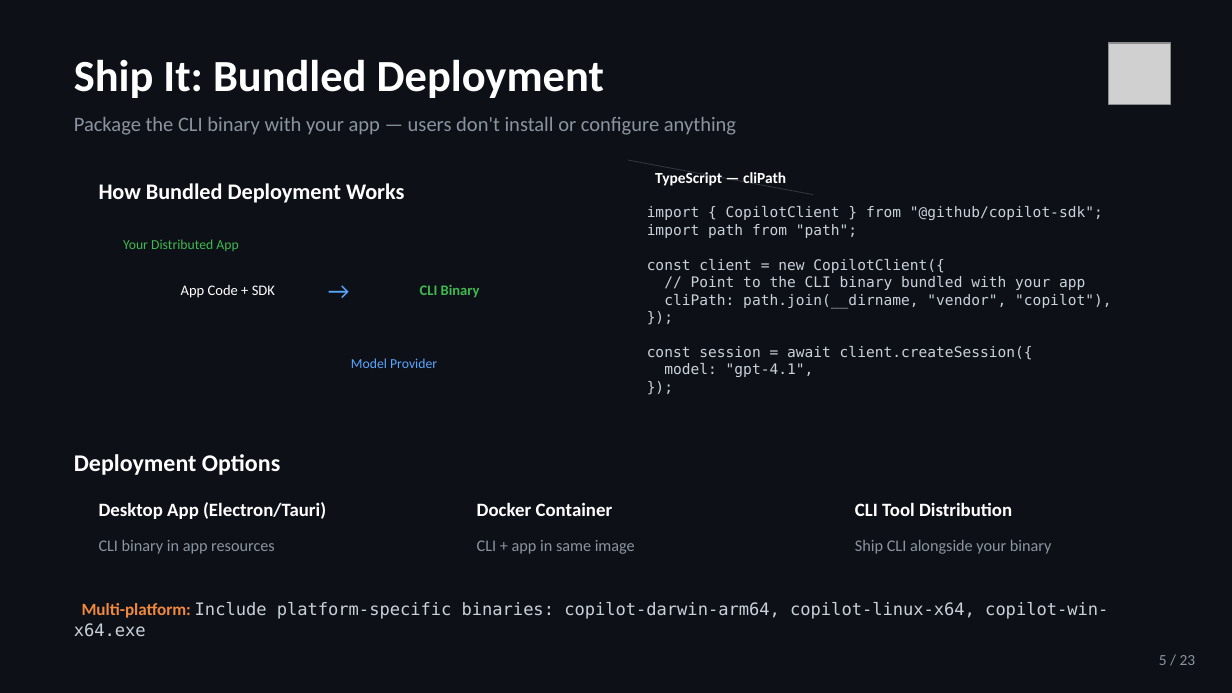
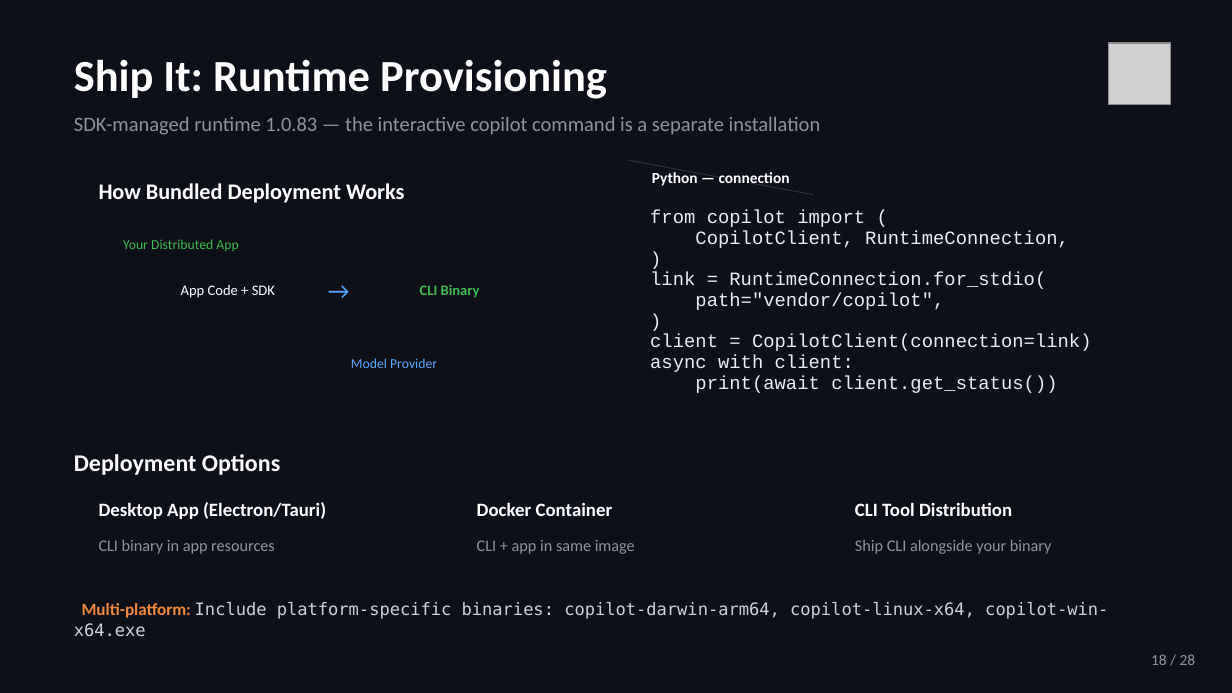
Before and after one commit to jeffrey-groneberg/ghcp_sdk, a slide deck: slide 18 of GitHub-Copilot-SDK.pptx. Drawn at 1232x693 pixels with LibreOffice and Linux fonts; fonts in the diff are those of the drawing; grey boxes stand for pictures. Boxes give left, top, right and bottom in pixels: in the first picture for what was removed or moved away, otherwise in the second. Text is boxed around its words. In the diff, an @@ line names an element or a change of style, - is before the commit and + after.

```diff
--- a/GitHub-Copilot-SDK.pptx
+++ b/GitHub-Copilot-SDK.pptx
@@ text at (x1=74, y1=59, x2=607, y2=99): text changed @@
-Ship It: Bundled Deployment
+Ship It: Runtime Provisioning
@@ text at (x1=74, y1=117, x2=821, y2=135): text changed @@
-Package the CLI binary with your app — users don't install or configure anything
+SDK-managed runtime 1.0.83 — the interactive copilot command is a separate installation
@@ text at (x1=652, y1=172, x2=790, y2=186): text changed @@
-TypeScript — cliPath
+Python — connection
@@ text at (x1=650, y1=210, x2=1092, y2=393): text changed; size 8.5 to 11 pt; font DejaVu Sans Mono to Courier New; text colour #C9D1D9 to #E6EDF3 @@
-import { CopilotClient } from "@github/copilot-sdk";
-import path from "path";
-const client = new CopilotClient({
-// Point to the CLI binary bundled with your app
-cliPath: path.join(__dirname, "vendor", "copilot"),
-});
-const session = await client.createSession({
-model: "gpt-4.1",
-});
+from copilot import (
+CopilotClient, RuntimeConnection,
+)
+link = RuntimeConnection.for_stdio(
+path="vendor/copilot",
+)
+client = CopilotClient(connection=link)
+async with client:
+print(await client.get_status())
@@ text at (x1=1151, y1=654, x2=1196, y2=665): text changed @@
-5 / 23
+18 / 28
```
Also in this commit, not shown: 27 other slides changed, 23 other files.
